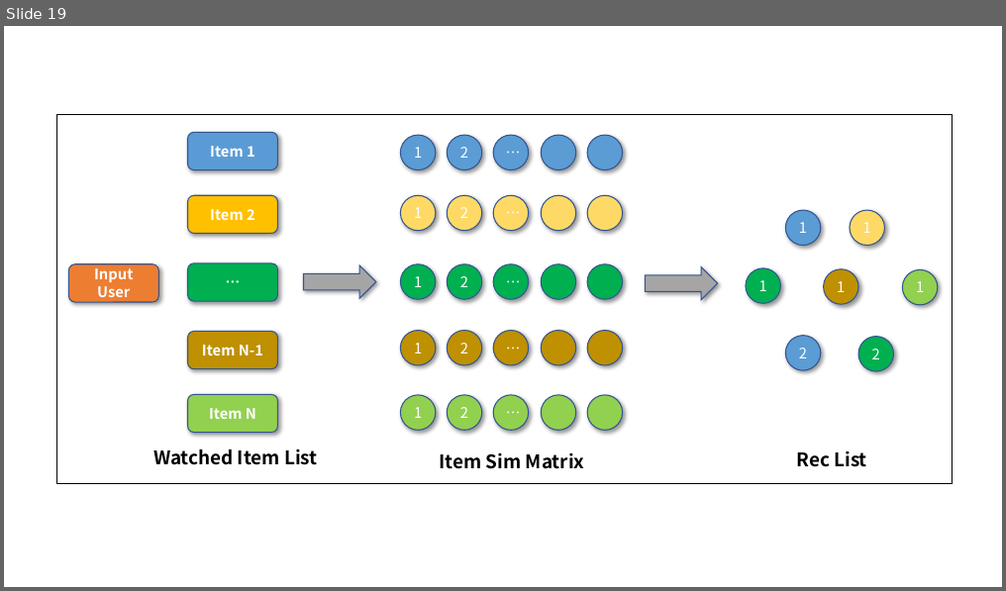
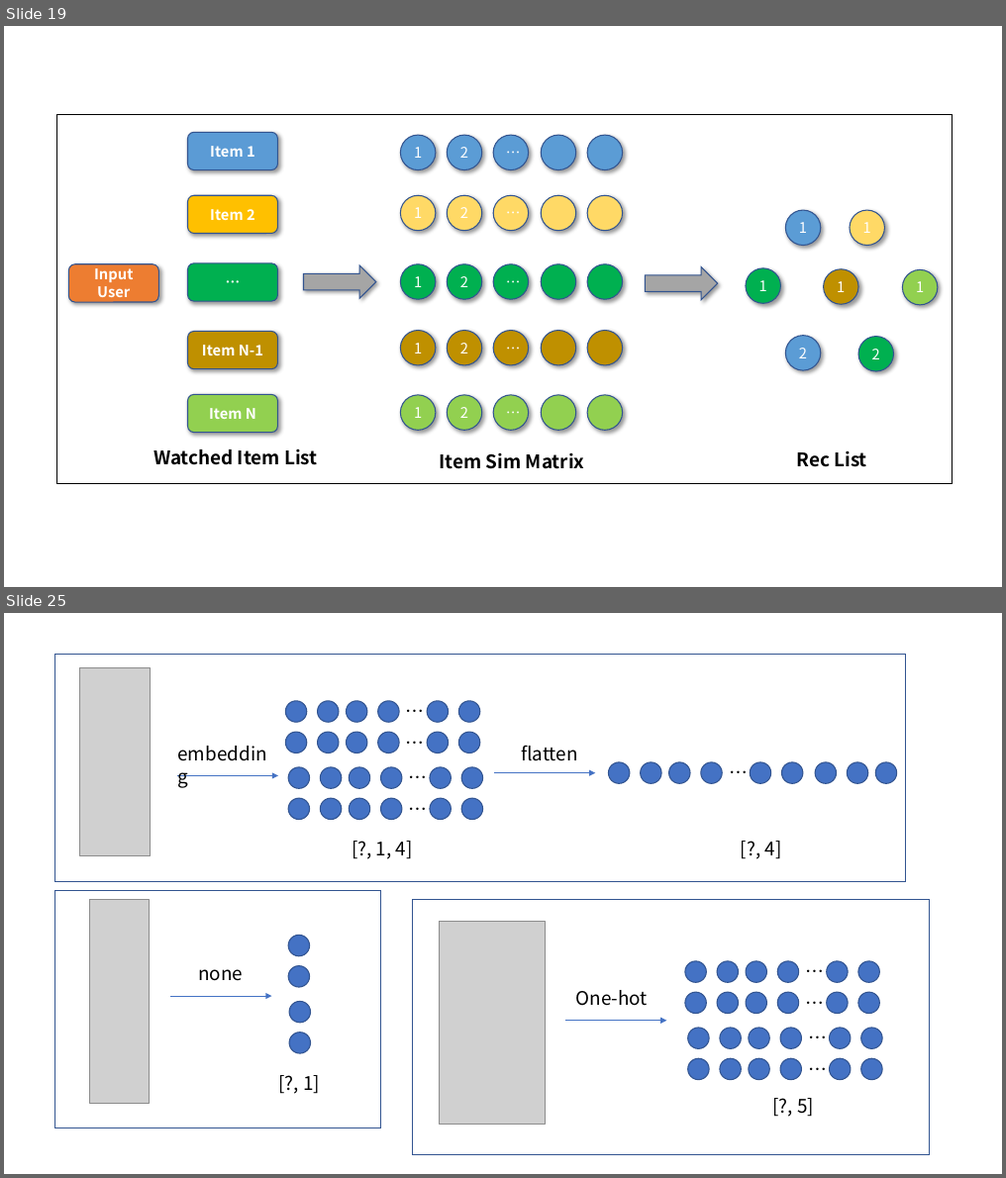
Before and after one commit to gmlyytt-YANG/img-repo, a slide deck: pictures.pptx. Shown one above the other, each under a label of ours: slide 19 before the commit, slides 19 and 25 after it; the slides between them are not shown. The pictures are 1006x591 and 1006x1178 pixels, drawn with LibreOffice and Linux fonts; fonts in the diff are those of the drawing; grey boxes stand for pictures. Boxes give left, top, right and bottom in pixels: in the first picture for what was removed or moved away, otherwise in the second. Text is boxed around its words. In the diff, an @@ line names an element or a change of style, - is before the commit and + after.

```diff
--- a/pictures.pptx
+++ b/pictures.pptx
@@ slide 25 added at <box>4,613,1002,1174</box>, background #FFFFFF @@
@@ group added at <box>54,655,906,882</box>: 33 ellipses, 9 texts, 2 arrows, 1 rectangle, 1 picture @@
+embedding
+…
+…
+…
+…
+[?, 1, 4]
+…
+flatten
+[?, 4]
@@ group added at <box>54,891,380,1129</box>: 4 ellipses, 2 texts, 1 rectangle, 1 picture, 1 arrow @@
+none
+[?, 1]
@@ group added at <box>413,900,930,1156</box>: 24 ellipses, 6 texts, 1 rectangle, 1 picture, 1 arrow @@
+One-hot
+…
+…
+…
+…
+[?, 5]
```
Also in this commit, not shown: 6 other slides added.
